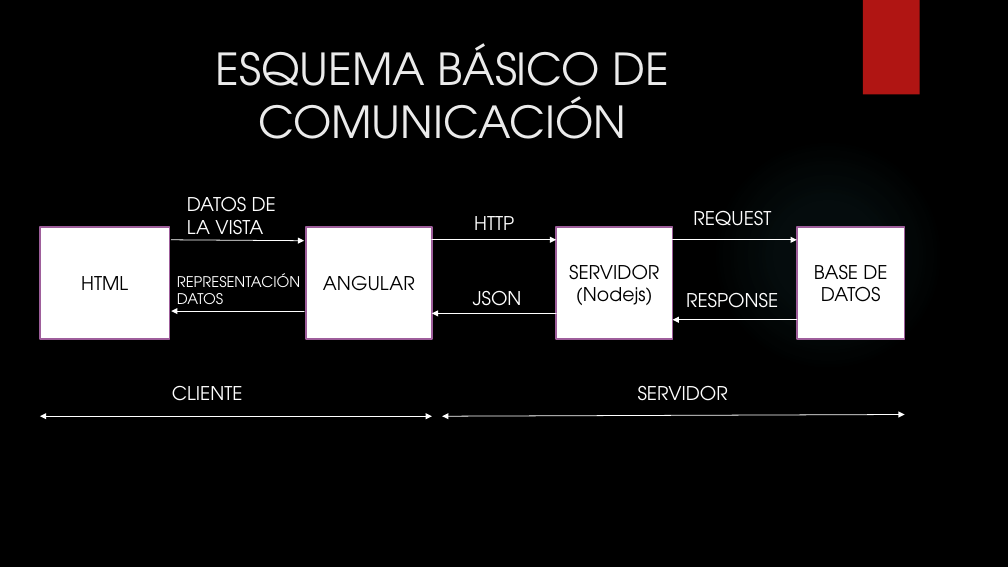
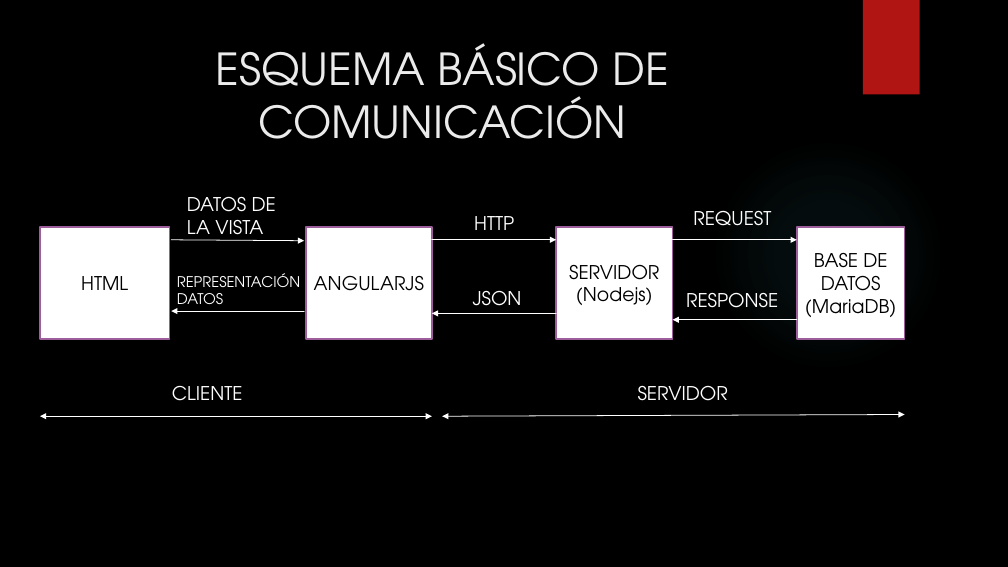
Before and after one commit to pesaura/LaboratorioTrabajo, a slide deck: slide 2 of LABORATORIO DE INGENIERIA.pptx. Drawn at 1008x567 pixels with LibreOffice and Linux fonts; fonts in the diff are those of the drawing; background and template pictures are left out. Boxes give left, top, right and bottom in pixels: in the first picture for what was removed or moved away, otherwise in the second. Text is boxed around its words. In the diff, an @@ line names an element or a change of style, - is before the commit and + after.

```diff
--- a/LABORATORIO DE INGENIERIA.pptx
+++ b/LABORATORIO DE INGENIERIA.pptx
@@ text in rectangle at [314,276,424,291]: text changed @@
-ANGULAR
+ANGULARJS
@@ text in rectangle at [805,299,896,317]: paragraph added @@
+(MariaDB)
```
Also in this commit, not shown: 11 other slides changed, 1 slide added.
